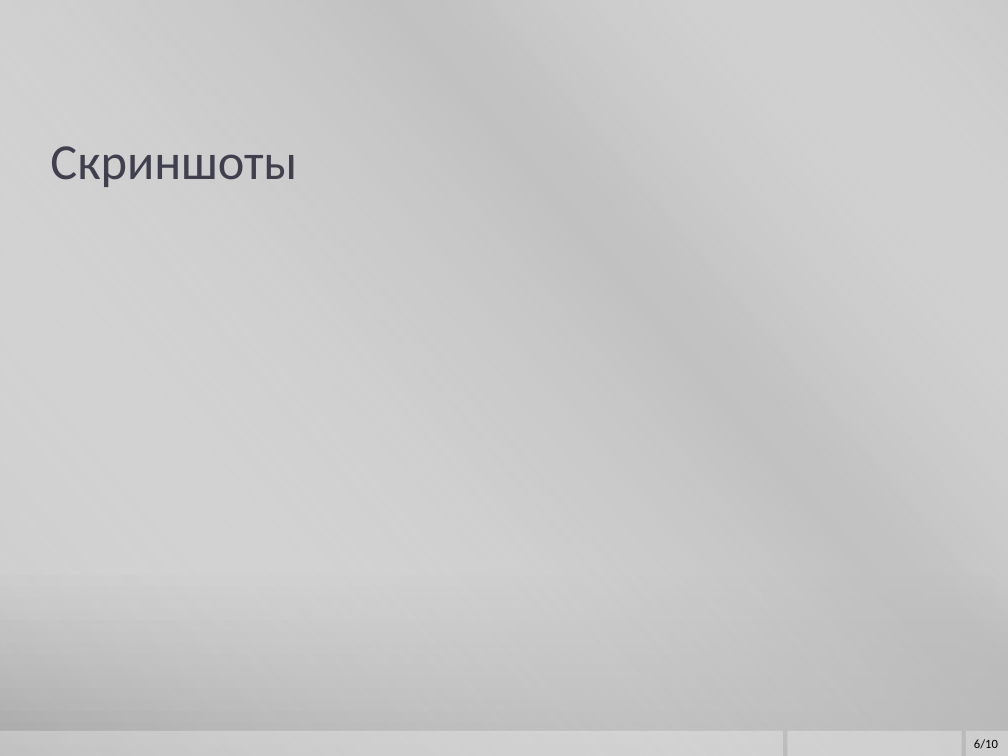
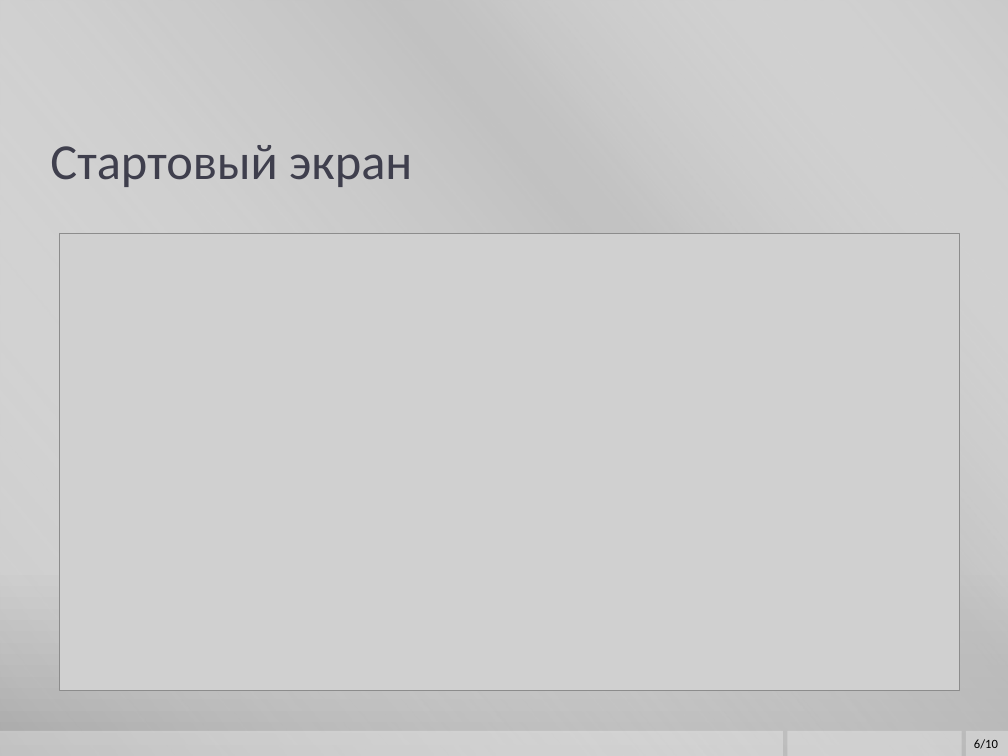
Before and after one commit to kenny5660/summer_game_2018, a slide deck: slide 6 of iPoint.io Presentation.pptx. Drawn at 1008x756 pixels with LibreOffice and Linux fonts; fonts in the diff are those of the drawing; grey boxes stand for pictures; background and template pictures are left out. Boxes give left, top, right and bottom in pixels: in the first picture for what was removed or moved away, otherwise in the second. Text is boxed around its words. In the diff, an @@ line names an element or a change of style, - is before the commit and + after.

```diff
--- a/iPoint.io Presentation.pptx
+++ b/iPoint.io Presentation.pptx
@@ title at box(50, 145, 412, 187): text changed @@
-Скриншоты
+Стартовый экран
@@ picture added at box(59, 234, 960, 690) @@
```
Also in this commit, not shown: 1 other slide changed, 1 slide added.
